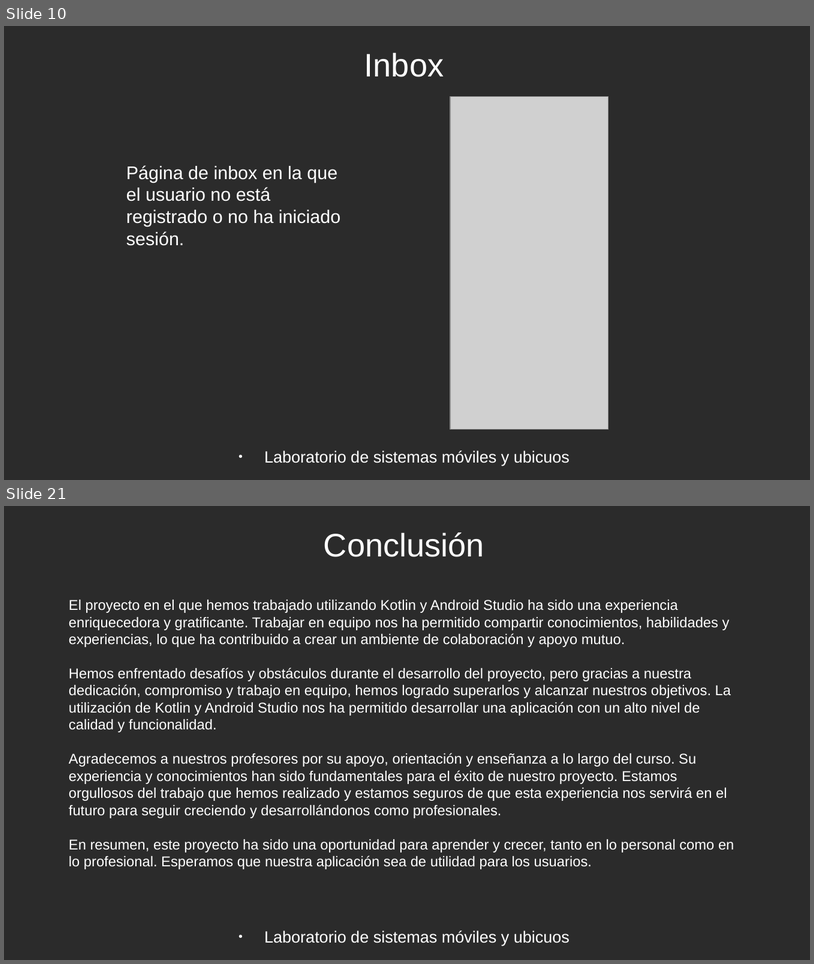
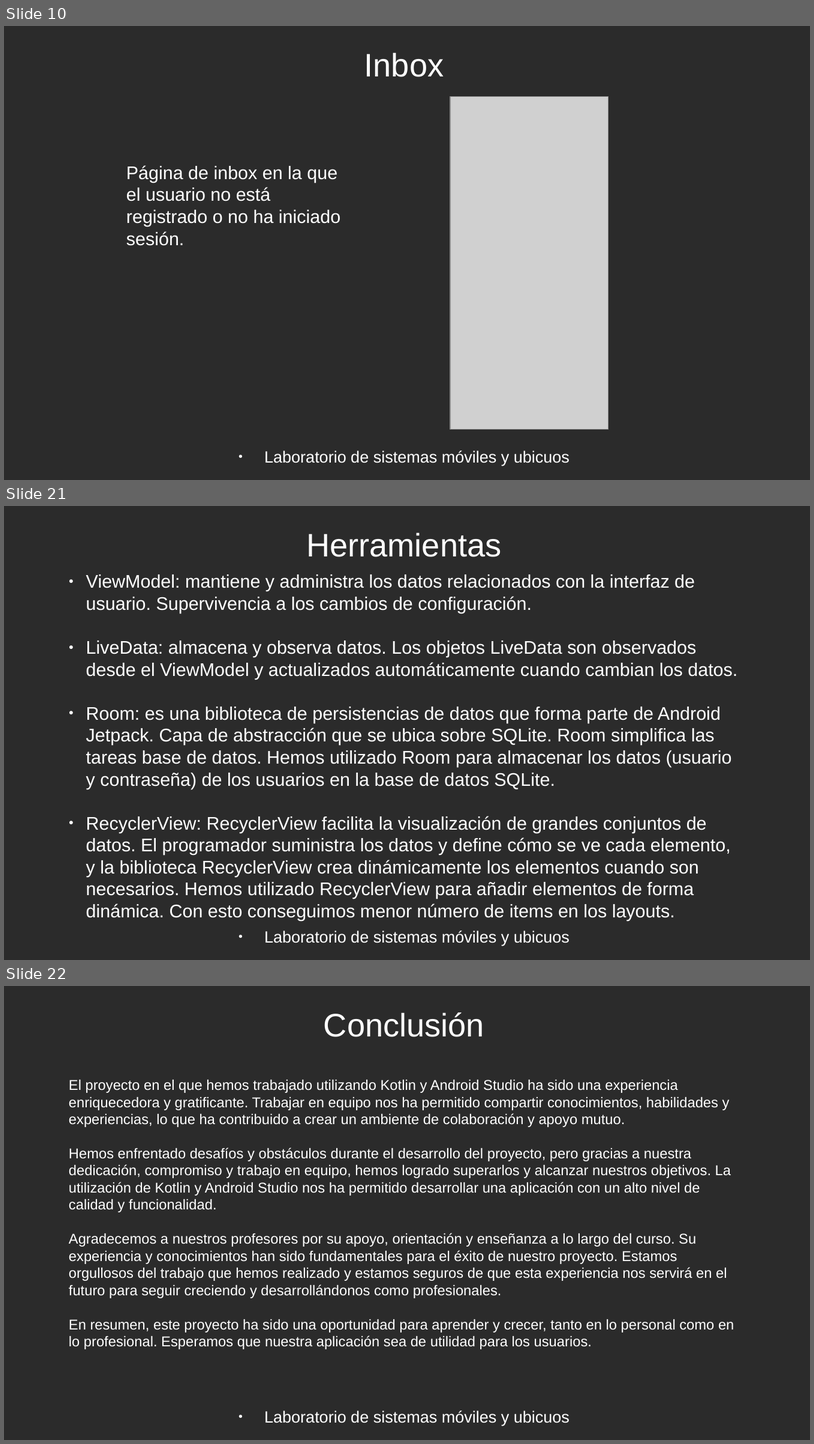
Before and after one commit to rubenmr13/PracticaFinal-LSMU, a slide deck: ProyectoFinal.odp. Shown one above the other, each under a label of ours: slides 10 and 21 before the commit, slides 10, 21 and 22 after it; the slides between them are not shown. The pictures are 814x964 and 814x1444 pixels, drawn with LibreOffice and Linux fonts; fonts in the diff are those of the drawing; grey boxes stand for pictures; background and template pictures are left out; a plain dark background stands for a picture behind light text. Boxes give left, top, right and bottom in pixels: in the first picture for what was removed or moved away, otherwise in the second. Text is boxed around its words. In the diff, an @@ line names an element or a change of style, - is before the commit and + after.

```diff
--- a/ProyectoFinal.odp
+++ b/ProyectoFinal.odp
@@ slide 21 added at (4, 506, 810, 960), background picture (left out) @@
@@ title added at (306, 532, 501, 557), 32 pt, text #FFFFFF @@
+Herramientas
@@ text added at (86, 574, 738, 898), 18 pt, text #FFFFFF @@
+● ViewModel: mantiene y administra los datos relacionados con la interfaz de usuario. Supervivencia a los cambios de configuración.
+● LiveData: almacena y observa datos. Los objetos LiveData son observados desde el ViewModel y actualizados automáticamente cuando cambian los datos.
+● Room: es una biblioteca de persistencias de datos que forma parte de Android Jetpack. Capa de abstracción que se ubica sobre SQLite. Room simplifica las tareas base de datos. Hemos utilizado Room para almacenar los datos (usuario y contraseña) de los usuarios en la base de datos SQLite.
+● RecyclerView: RecyclerView facilita la visualización de grandes conjuntos de datos. El programador suministra los datos y define cómo se ve cada elemento, y la biblioteca RecyclerView crea dinámicamente los elementos cuando son necesarios. Hemos utilizado RecyclerView para añadir elementos de forma dinámica. Con esto conseguimos menor número de items en los layouts.
@@ text added at (264, 930, 570, 945), 16 pt, text #FFFFFF @@
+● Laboratorio de sistemas móviles y ubicuos
@@ what was slide 21 is now slide 22 @@
```
Also in this commit, not shown: 15 slides changed, 1 other file.
